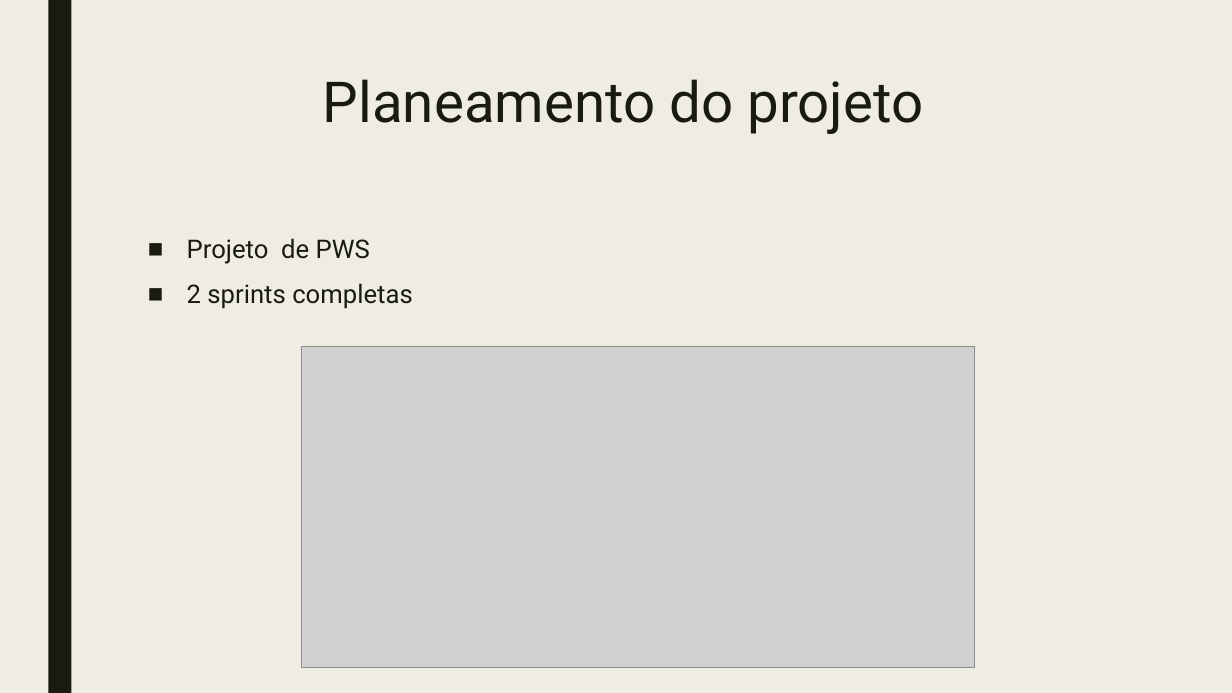
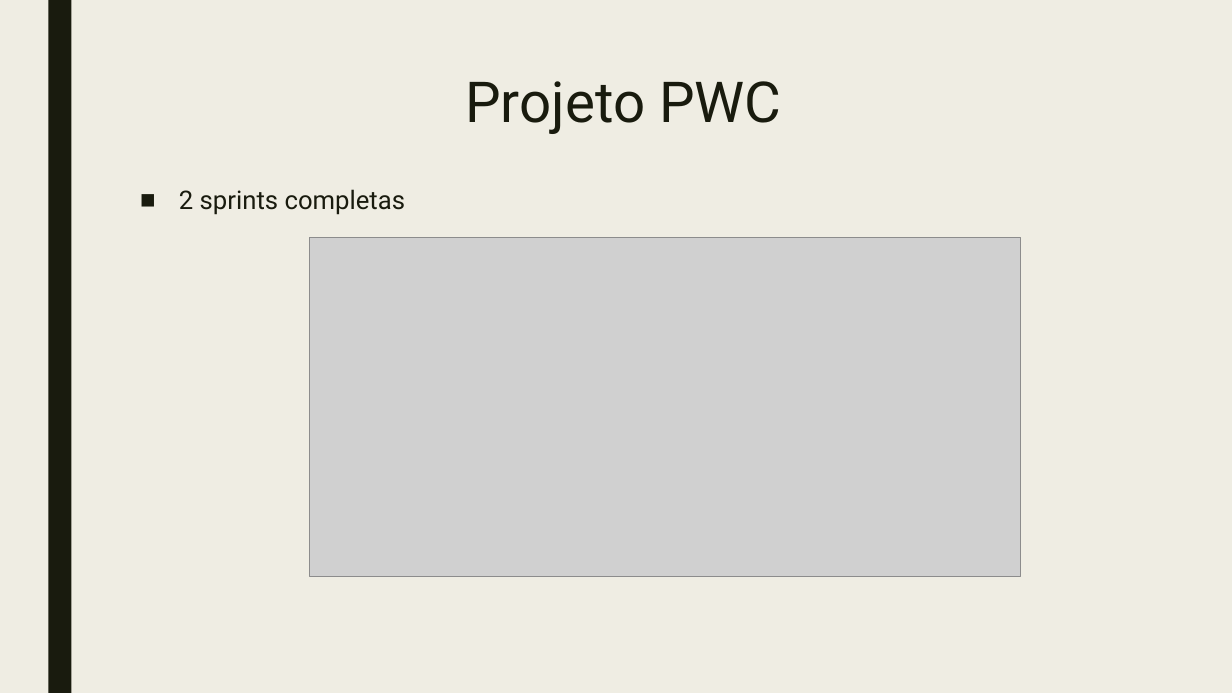
Before and after one commit to doomiinguees/PSI_PWS_PLC, a slide deck: slide 7 of doc/Metodologias de Desenvolvimento de Software.pptx (slide 4 before the commit). Drawn at 1232x693 pixels with LibreOffice and Linux fonts; fonts in the diff are those of the drawing; grey boxes stand for pictures. Boxes give left, top, right and bottom in pixels: in the first picture for what was removed or moved away, otherwise in the second. Text is boxed around its words. In the diff, an @@ line names an element or a change of style, - is before the commit and + after.

```diff
--- a/doc/Metodologias de Desenvolvimento de Software.pptx
+++ b/doc/Metodologias de Desenvolvimento de Software.pptx
@@ title at box(465, 81, 781, 134): text changed @@
-Planeamento do projeto
+Projeto PWC
@@ text "2 sprints completas": place and size @@
-text "2 sprints completas" at box(187, 238, 413, 309)
+text "2 sprints completas" at box(179, 189, 406, 215)
@@ text at box(187, 238, 370, 264): paragraph removed @@
-■ Projeto de PWS
@@ picture: place and size @@
-picture at box(301, 347, 975, 668)
+picture at box(310, 238, 1020, 577)
```
Also in this commit, not shown: 1 other slide changed, 1 slide added, 2 slides removed.
